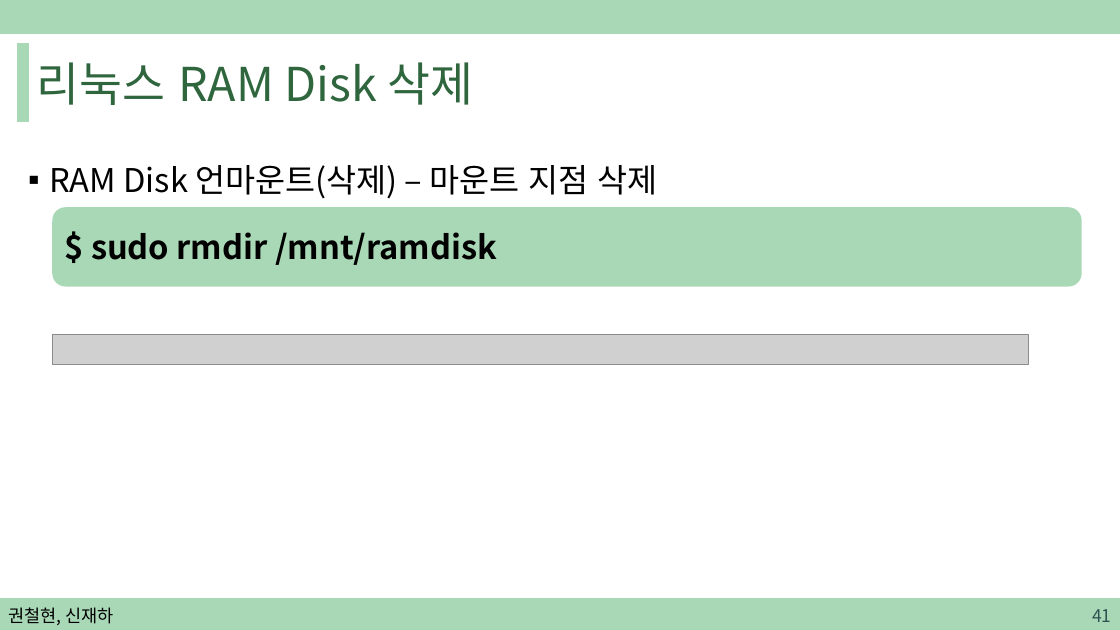
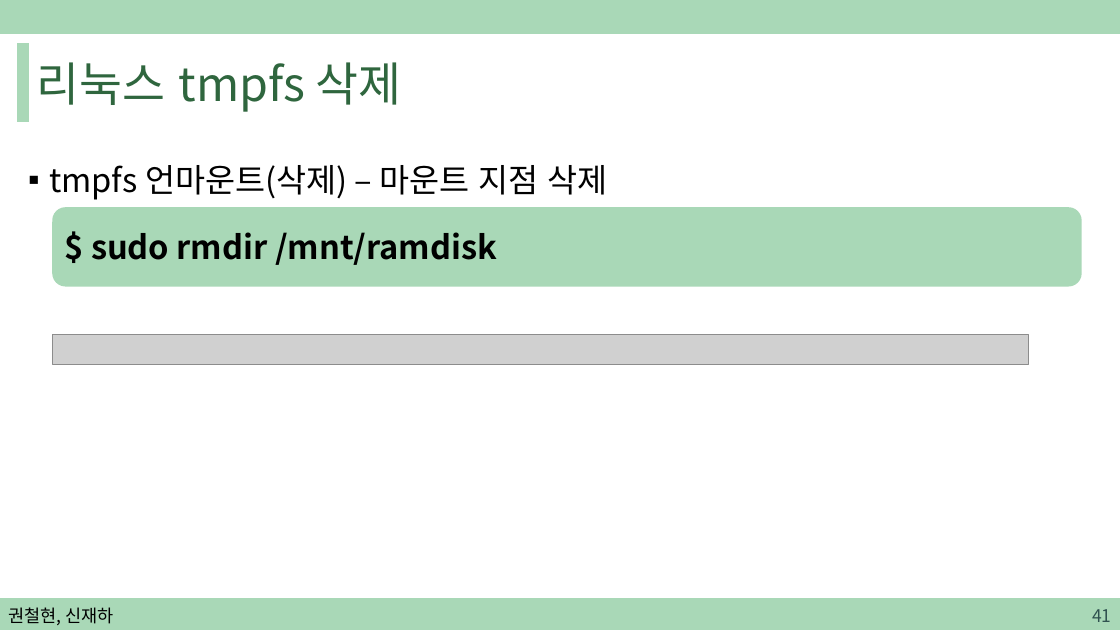
Before and after one commit to sjh4287/capston, a slide deck: slide 41 of 2022.02.18/권철현,신재하.pptx. Drawn at 1120x630 pixels with LibreOffice and Linux fonts; fonts in the diff are those of the drawing; grey boxes stand for pictures. Boxes give left, top, right and bottom in pixels: in the first picture for what was removed or moved away, otherwise in the second. Text is boxed around its words. In the diff, an @@ line names an element or a change of style, - is before the commit and + after.

```diff
--- a/2022.02.18/권철현,신재하.pptx
+++ b/2022.02.18/권철현,신재하.pptx
@@ title at (x1=37, y1=62, x2=401, y2=112): text changed @@
-리눅스 RAM Disk 삭제
+리눅스 tmpfs 삭제
@@ text at (x1=49, y1=165, x2=607, y2=200): text changed @@
-▪ RAM Disk 언마운트(삭제) – 마운트 지점 삭제
+▪ tmpfs 언마운트(삭제) – 마운트 지점 삭제
```
Also in this commit, not shown: 12 other slides changed, 1 slide added.
